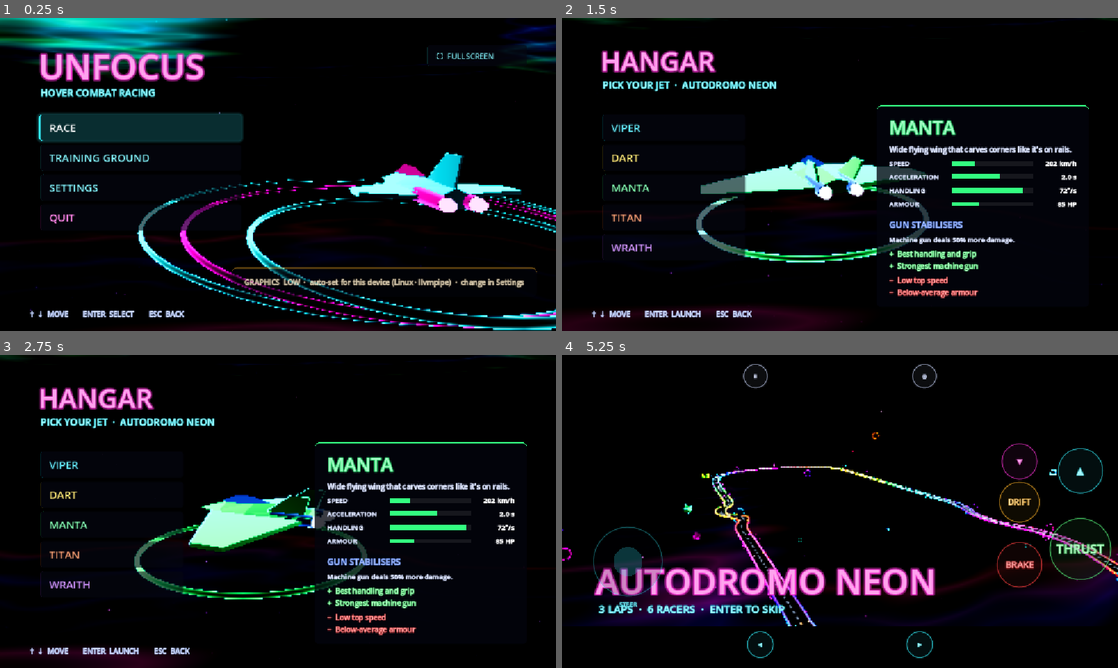
Above: before the commit, frames 1-4 (two rows, left to right).
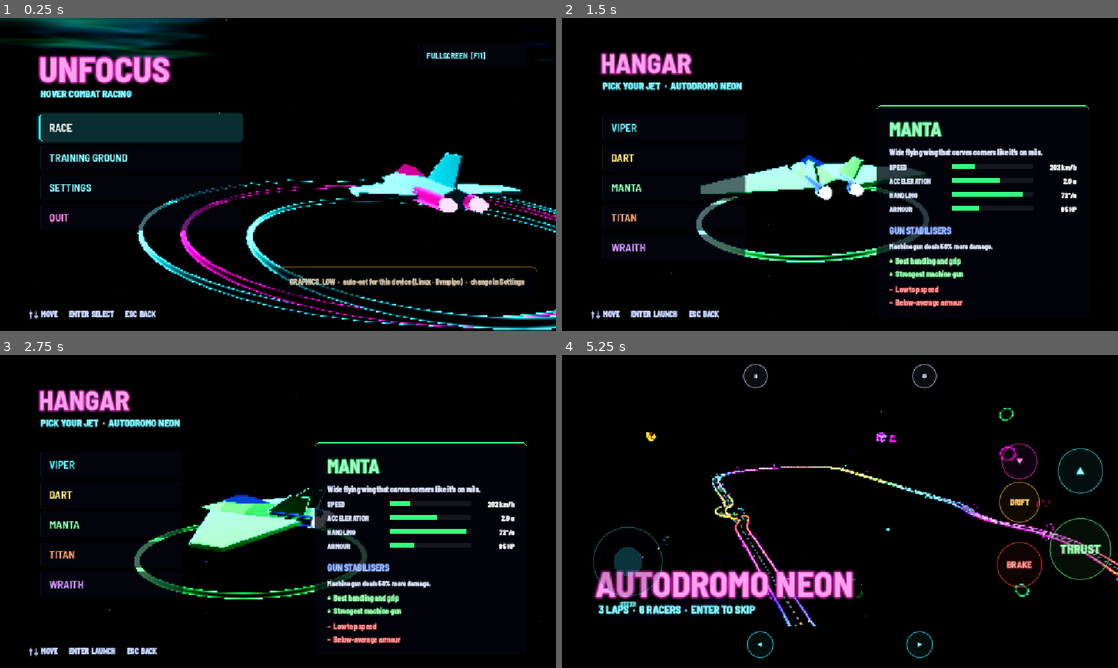
Above: after the commit, the same moments.

Repository: smil-is-vibe-coding/Unfocus
Game: Godot game, scene res://scenes/main_menu.tscn
Same seed, same stepped clock (60 frames per second), same inputs: the game is played once before the commit and once after it.
Inputs (mouse positions are in pixels of both pictures, inside the frame that each line leads up to):
- Up to frame 1 (0.25 s): no input
- Up to frame 2 (1.5 s): tap Enter (ui_accept) at 0.5, 0.77 s; move the mouse to (962, 158) at 0.52 s; hold D (steer_right) 0.53-1.25 s; tap Right (item_next) at 0.6 s; click (962, 158) at 0.67 s; drag from (728, 190) to (812, 237) at 1.27 s
- Up to frame 3 (2.75 s): move the mouse to (333, 442) at 2.02 s; hold D (steer_right) from 2.03 s (still down); hold C (look_back) from 2.03 s (still down)
- Up to frame 4 (5.25 s): release D (steer_right) at 2.75 s; release C (look_back) at 2.75 s; drag from (812, 574) to (673, 464) at 2.77 s; move the mouse to (1006, 558) at 3.52 s; hold A (steer_left) 3.53-4.25 s; tap 1 at 3.6 s; tap Enter (ui_accept) at 3.77 s; drag from (673, 464) to (756, 433) at 4.27 s; move the mouse to (867, 511) at 5.02 s; hold S (brake) from 5.03 s (still down); tap 3 at 5.1 s; click (867, 511) at 5.17 s

The runs differ from the first frame. In frame 1, 11% of the frame differs, in the area x 0-100%, y 0-100%; in frame 2, 10%; in frame 3, 9.9%; in frame 4, 10%.

Commit message:
Fix web build: bundled fonts, WebGL-safe glow materials, browser GPU detection
- Bundle Barlow Semi Condensed + Noto Sans Math (OFL) instead of system
  fonts, so arrows and symbols render in the browser
- Replace instance uniforms on the neon glow shader with cached materials
  (gates rendered black in WebGL)
- Lower the glow threshold on web so bloom triggers with WebGL colour clamping
- Detect the real GPU in the browser via WEBGL_debug_renderer_info
- Black boot splash, gentler low-quality aurora

Co-Authored-By: Claude Opus 5.5 <noreply@anthropic.com>

Diff:
--- a/project.godot
+++ b/project.godot
@@ -14,6 +14,8 @@
 config/features=PackedStringArray("4.7", "Forward Plus")
 run/main_scene="res://scenes/main_menu.tscn"
 config/icon="res://icon.svg"
+boot_splash/bg_color=Color(0, 0, 0, 1)
+boot_splash/show_image=false
 
 [autoload]
 
@@ -24,6 +26,10 @@
 
 window/stretch/mode="canvas_items"
 window/stretch/aspect="expand"
+
+[gui]
+
+theme/custom_font="res://resources/ui_font.tres"
 
 [input]
 
--- /dev/null
+++ b/resources/ui_font.tres
@@ -0,0 +1,8 @@
+[gd_resource type="FontVariation" format=3]
+
+[ext_resource type="FontFile" path="res://assets/fonts/BarlowSemiCondensed-Bold.ttf" id="1_main"]
+[ext_resource type="FontFile" path="res://assets/fonts/NotoSansMath-Regular.ttf" id="2_symbols"]
+
+[resource]
+base_font = ExtResource("1_main")
+fallbacks = Array[Font]([ExtResource("2_symbols")])
--- /dev/null
+++ b/scripts/fx/neon_glow.gd
@@ -0,0 +1,24 @@
+@tool
+class_name NeonGlow
+extends RefCounted
+## Cached materials for shaders/neon_glow.gdshader. One material per distinct
+## look (colour, wire, hue cycling, pulse phase, rim), shared between objects.
+
+const SHADER := preload("res://shaders/neon_glow.gdshader")
+static var _cache := {}
+
+
+static func mat(tint: Color, wire := 0.0, hue_cycle := 0.0, phase := 0.0, rim_power := 2.2, rim_strength := 3.0) -> ShaderMaterial:
+	phase = snappedf(phase, 0.25)   # Bucket phases so materials stay shared.
+	var key := "%s|%s|%s|%s|%s|%s" % [tint.to_html(), wire, hue_cycle, phase, rim_power, rim_strength]
+	if not _cache.has(key):
+		var m := ShaderMaterial.new()
+		m.shader = SHADER
+		m.set_shader_parameter("tint", tint)
+		m.set_shader_parameter("wire", wire)
+		m.set_shader_parameter("hue_cycle", hue_cycle)
+		m.set_shader_parameter("pulse_phase", phase)
+		m.set_shader_parameter("rim_power", rim_power)
+		m.set_shader_parameter("rim_strength", rim_strength)
+		_cache[key] = m
+	return _cache[key]
--- a/scripts/game_state.gd
+++ b/scripts/game_state.gd
@@ -64,6 +64,15 @@
 ## Pick a preset from what we know about the device. Sets quality + quality_reason.
 func detect_quality() -> void:
 	var gpu := RenderingServer.get_video_adapter_name()
+	if OS.has_feature("web"):
+		# Godot only sees "WebKit WebGL" in the browser; ask WebGL for the real GPU.
+		var real = JavaScriptBridge.eval("""(() => { try {
+			const gl = document.createElement('canvas').getContext('webgl2');
+			const ext = gl && gl.getExtension('WEBGL_debug_renderer_info');
+			return ext ? gl.getParameter(ext.UNMASKED_RENDERER_WEBGL) : '';
+		} catch (e) { return ''; } })()""", true)
+		if typeof(real) == TYPE_STRING and real != "":
+			gpu = real
 	var low_gpu := false
 	for k in ["Mali", "Adreno", "PowerVR", "Apple", "SwiftShader", "llvmpipe", "Microsoft Basic", "Software"]:
 		if gpu.containsn(k):
@@ -73,13 +82,20 @@
 		if gpu.containsn(k):
 			integrated = true
 	var web := OS.has_feature("web")
+	# Browsers report the real GPU through WebGL (e.g. "ANGLE (NVIDIA, GeForce RTX ...)").
+	var dedicated := false
+	for k in ["NVIDIA", "GeForce", "RTX", "GTX", "Radeon RX", "Radeon Pro", "Arc A"]:
+		if gpu.containsn(k):
+			dedicated = true
 	var mobile := OS.has_feature("mobile") or OS.has_feature("web_android") or OS.has_feature("web_ios") 		or (web and DisplayServer.is_touchscreen_available())
 	var where := "web browser" if web else OS.get_name()
 	var gpu_short := gpu.get_slice("(", 0).strip_edges() if gpu != "" else "unknown GPU"
+	if gpu.begins_with("ANGLE"):
+		gpu_short = gpu.get_slice(",", 1).get_slice("(0x", 0).get_slice(" Direct3D", 0).strip_edges()
 	if mobile or low_gpu or OS.get_processor_count() <= 2:
 		quality = Quality.LOW
 		quality_reason = "%s · %s" % ["mobile device" if mobile else where, gpu_short]
-	elif web or integrated:
+	elif integrated or (web and not dedicated):
 		quality = Quality.MEDIUM
 		quality_reason = "%s · %s" % [where, gpu_short]
 	else:
@@ -118,6 +134,12 @@
 			env = env.duplicate(true)   # Never edit the shared .tres on disk.
 			we.environment = env
 		env.glow_enabled = quality != Quality.LOW
+		if OS.has_feature("web"):
+			# WebGL often clamps colours at 1.0, so the desktop threshold (1.1)
+			# would never trigger bloom. Catch the bright neon a bit earlier.
+			env.glow_hdr_threshold = 0.82
+			env.glow_intensity = 0.75
+			env.glow_bloom = 0.03
 		env.fog_enabled = quality == Quality.HIGH
 		env.reflected_light_source = Environment.REFLECTION_SOURCE_SKY if quality == Quality.HIGH else Environment.REFLECTION_SOURCE_DISABLED
 		if env.sky:
--- a/scripts/menu/jet_select_menu.gd
+++ b/scripts/menu/jet_select_menu.gd
@@ -59,7 +59,7 @@
 	_pivot.add_child(_preview)
 	_preview.scale = Vector3.ONE * 0.7
 	create_tween().tween_property(_preview, "scale", Vector3.ONE, 0.25).set_trans(Tween.TRANS_BACK).set_ease(Tween.EASE_OUT)
-	_ring.set_instance_shader_parameter("tint", spec.color)
+	_ring.material_override = NeonGlow.mat(spec.color, 0.0, 0.0, 0.0, 1.0, 3.0)
 	_spot.light_color = spec.color
 
 	_name.text = spec.display_name
@@ -184,7 +184,7 @@
 	torus.outer_radius = 3.55
 	torus.rings = 64
 	_ring.mesh = torus
-	_ring.material_override = mat
+	_ring.material_override = NeonGlow.mat(NeonStyle.CYAN, 0.0, 0.0, 0.0, 1.0, 3.0)
 	_ring.position = Vector3(-0.8, -1.2, 0)
 	add_child(_ring)
 	_spot = OmniLight3D.new()
--- a/scripts/menu/main_menu.gd
+++ b/scripts/menu/main_menu.gd
@@ -84,9 +84,9 @@
 	layer.add_child(_subtitle)
 	layer.add_child(NeonStyle.footer())
 
-	var fs := NeonStyle.button("⛶  FULLSCREEN", NeonStyle.CYAN, Vector2(210, 44), 16)
+	var fs := NeonStyle.button("FULLSCREEN  [F11]", NeonStyle.CYAN, Vector2(230, 44), 16)
 	fs.set_anchors_preset(Control.PRESET_TOP_RIGHT)
-	fs.offset_left = -270
+	fs.offset_left = -290
 	fs.offset_right = -60
 	fs.offset_top = 56
 	fs.offset_bottom = 100
@@ -325,7 +325,6 @@
 		torus.outer_radius = 5.2 + k * 3.0
 		torus.rings = 64
 		ring.mesh = torus
-		ring.material_override = mat
+		ring.material_override = NeonGlow.mat([NeonStyle.CYAN, NeonStyle.MAGENTA][k % 2])
 		ring.position = Vector3(4.2, -1.5 - k * 0.6, -k * 4.0)
 		add_child(ring)
-		ring.set_instance_shader_parameter("tint", [NeonStyle.CYAN, NeonStyle.MAGENTA][k % 2])
--- a/scripts/track/race_track.gd
+++ b/scripts/track/race_track.gd
@@ -397,7 +397,6 @@
 	torus.outer_radius = width * 0.62 + 0.9
 	torus.rings = 48
 	torus.ring_segments = 8
-	torus.material = mat
 
 	var gate_count := int(length / gate_spacing)
 	for i in gate_count:
@@ -409,7 +408,7 @@
 		gate.cast_shadow = GeometryInstance3D.SHADOW_CASTING_SETTING_OFF
 		# Torus axis is Y: tip it so the ring faces along the track.
 		gate.transform = Transform3D(t.basis * Basis(Vector3.RIGHT, PI / 2.0), t.origin)
-		gate.set_instance_shader_parameter("tint", _gate_color(i))
+		gate.material_override = NeonGlow.mat(_gate_color(i), 0.0, 0.0, 0.0, 1.2, 4.0)
 		add_child(gate)
 		_built.append(gate)
 		var game := get_node_or_null("/root/Game") if not Engine.is_editor_hint() else null
--- a/scripts/track/space_decor.gd
+++ b/scripts/track/space_decor.gd
@@ -51,18 +51,14 @@
 		var mi := MeshInstance3D.new()
 		var pick := rng.randi() % meshes.size()
 		mi.mesh = meshes[pick]
-		mi.material_override = mat
 		mi.cast_shadow = GeometryInstance3D.SHADOW_CASTING_SETTING_OFF
 		var dist := pos.distance_to(centre)
 		mi.scale = Vector3.ONE * rng.randf_range(4.0, 14.0) * (1.0 + dist / 600.0)
 		mi.position = pos
 		mi.rotation = Vector3(rng.randf() * TAU, rng.randf() * TAU, rng.randf() * TAU)
 		add_child(mi)
-		mi.set_instance_shader_parameter("tint", palette[rng.randi() % palette.size()])
-		mi.set_instance_shader_parameter("wire", 1.0 if pick == 0 else 0.0)
-		mi.set_instance_shader_parameter("pulse_phase", rng.randf())
-		if rng.randf() < 0.25:
-			mi.set_instance_shader_parameter("hue_cycle", rng.randf_range(0.5, 2.0))
+		var cycle := snappedf(rng.randf_range(0.5, 2.0), 0.5) if rng.randf() < 0.25 else 0.0
+		mi.material_override = NeonGlow.mat(palette[rng.randi() % palette.size()], 1.0 if pick == 0 else 0.0, cycle, rng.randf())
 		_spinners.append(mi)
 		_spin_axes.append(Vector3(rng.randf_range(-1, 1), rng.randf_range(-1, 1), rng.randf_range(-1, 1)).normalized())
 		_spin_speeds.append(rng.randf_range(0.05, 0.4))
@@ -119,10 +115,9 @@
 	sphere.radial_segments = 64
 	sphere.rings = 32
 	planet.mesh = sphere
-	planet.material_override = mat
+	planet.material_override = NeonGlow.mat(color)
 	planet.position = pos
 	add_child(planet)
-	planet.set_instance_shader_parameter("tint", color)
 
 	var ring := MeshInstance3D.new()
 	var torus := TorusMesh.new()
@@ -130,13 +125,11 @@
 	torus.outer_radius = radius * 2.1
 	torus.rings = 96
 	ring.mesh = torus
-	ring.material_override = mat
+	ring.material_override = NeonGlow.mat(color.lerp(Color(1, 0.4, 0.8), 0.5), 0.0, 0.3)
 	ring.position = pos
 	ring.scale = Vector3(1, 0.015, 1)
 	ring.rotation = Vector3(deg_to_rad(18), 0, deg_to_rad(-12))
 	add_child(ring)
-	ring.set_instance_shader_parameter("tint", color.lerp(Color(1, 0.4, 0.8), 0.5))
-	ring.set_instance_shader_parameter("hue_cycle", 0.3)
 	_spinners.append(ring)
 	_spin_axes.append(Vector3.UP)
 	_spin_speeds.append(0.02)
--- a/scripts/ui/neon_style.gd
+++ b/scripts/ui/neon_style.gd
@@ -13,12 +13,10 @@
 
 
 static func font() -> Font:
+	# Bundled (not a system font) so the web build looks identical to desktop:
+	# Barlow Semi Condensed Bold + Noto Sans Math fallback for arrows/shapes.
 	if _font == null:
-		var f := SystemFont.new()
-		f.font_names = PackedStringArray(["Orbitron", "Bahnschrift", "Eurostile", "Segoe UI", "Arial"])
-		f.font_weight = 700
-		f.antialiasing = TextServer.FONT_ANTIALIASING_GRAY
-		_font = f
+		_font = load("res://resources/ui_font.tres")
 	return _font
 
 
--- a/shaders/neon_glow.gdshader
+++ b/shaders/neon_glow.gdshader
@@ -1,14 +1,15 @@
 shader_type spatial;
 // Hologram-style object: black body, glowing fresnel rim + optional wire edges.
-// Per-object colour and look via instance uniforms (one shared material).
+// Colour/look are regular material uniforms (instance uniforms aren't supported
+// by the web/Compatibility renderer). Use NeonGlow.mat() to get cached materials.
 render_mode unshaded, cull_back;
 
 #include "res://shaders/neon_common.gdshaderinc"
 
-instance uniform vec3 tint : source_color = vec3(0.0, 1.0, 1.0);
-instance uniform float wire = 0.0;          // 1 = draw BoxMesh face edges
-instance uniform float hue_cycle = 0.0;     // >0 = animate the hue
-instance uniform float pulse_phase = 0.0;
+uniform vec3 tint : source_color = vec3(0.0, 1.0, 1.0);
+uniform float wire = 0.0;          // 1 = draw BoxMesh face edges
+uniform float hue_cycle = 0.0;     // >0 = animate the hue
+uniform float pulse_phase = 0.0;
 uniform float rim_power = 2.2;
 uniform float rim_strength = 3.0;
 
--- a/shaders/space_sky.gdshader
+++ b/shaders/space_sky.gdshader
@@ -103,7 +103,7 @@
 		float ridge = 1.0 - abs(n * 2.0 - 1.0);
 		float curtain = pow(ridge, 10.0);
 		vec3 c = fi < 0.5 ? mix(c_low, c_mid, fi * 2.0) : mix(c_mid, c_high, (fi - 0.5) * 2.0);
-		col += c * curtain * (1.0 - fi) * 0.32 * 14.0 / float(aurora_layers);
+		col += c * curtain * (1.0 - fi) * 0.32 * sqrt(14.0 / float(aurora_layers));
 	}
 	// Fade near the horizon: the projection gets huge there and aliases.
 	float horizon = smoothstep(0.06, 0.35, dir.y) * smoothstep(1.0, 0.6, dir.y);
Binary file added: assets/fonts/BarlowSemiCondensed-Bold.ttf
Not shown, added: assets/fonts/BarlowSemiCondensed-Bold.ttf.import
Binary file added: assets/fonts/NotoSansMath-Regular.ttf
Not shown, added: assets/fonts/NotoSansMath-Regular.ttf.import
Not shown, added: assets/fonts/OFL-Barlow.txt
Not shown, added: assets/fonts/OFL-NotoSansMath.txt
Not shown, added: docs/screenshots/01_main_menu.png.import
Not shown, added: docs/screenshots/02_circuit_select.png.import
Not shown, added: docs/screenshots/03_hangar.png.import
Not shown, added: docs/screenshots/04_cinematic_intro.png.import
Not shown, added: docs/screenshots/05_racing.png.import
Not shown, added: docs/screenshots/06_lightspeed_boost.png.import
(and 3 more such lines)
